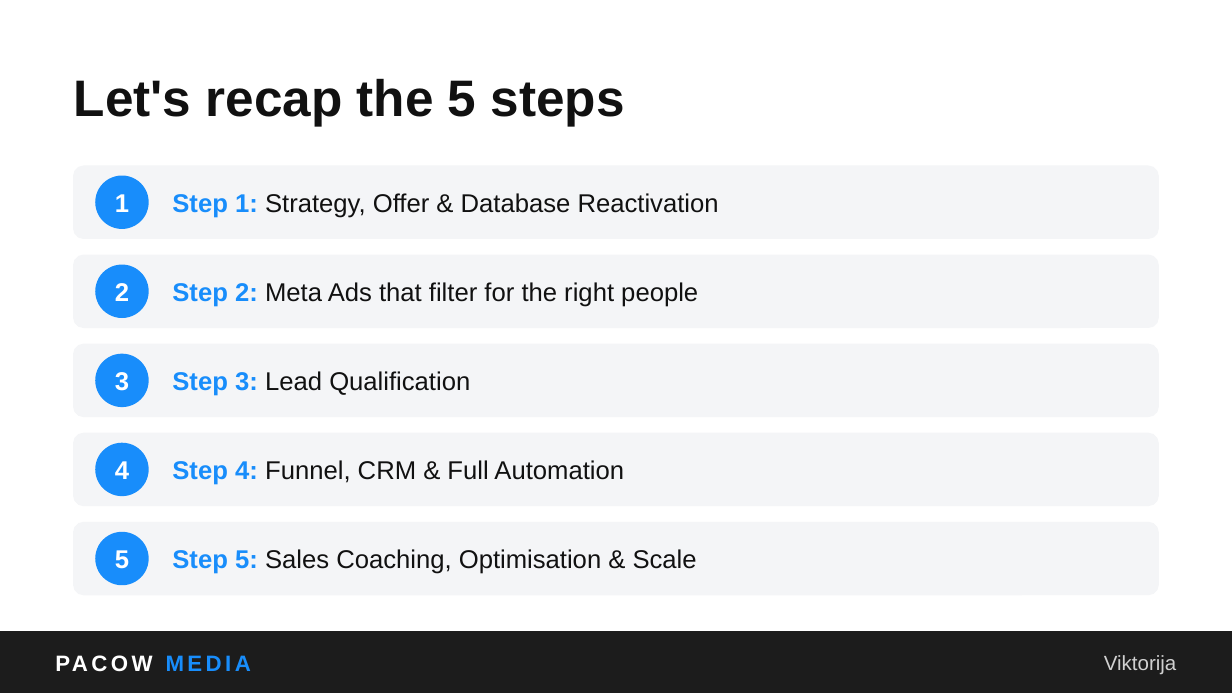
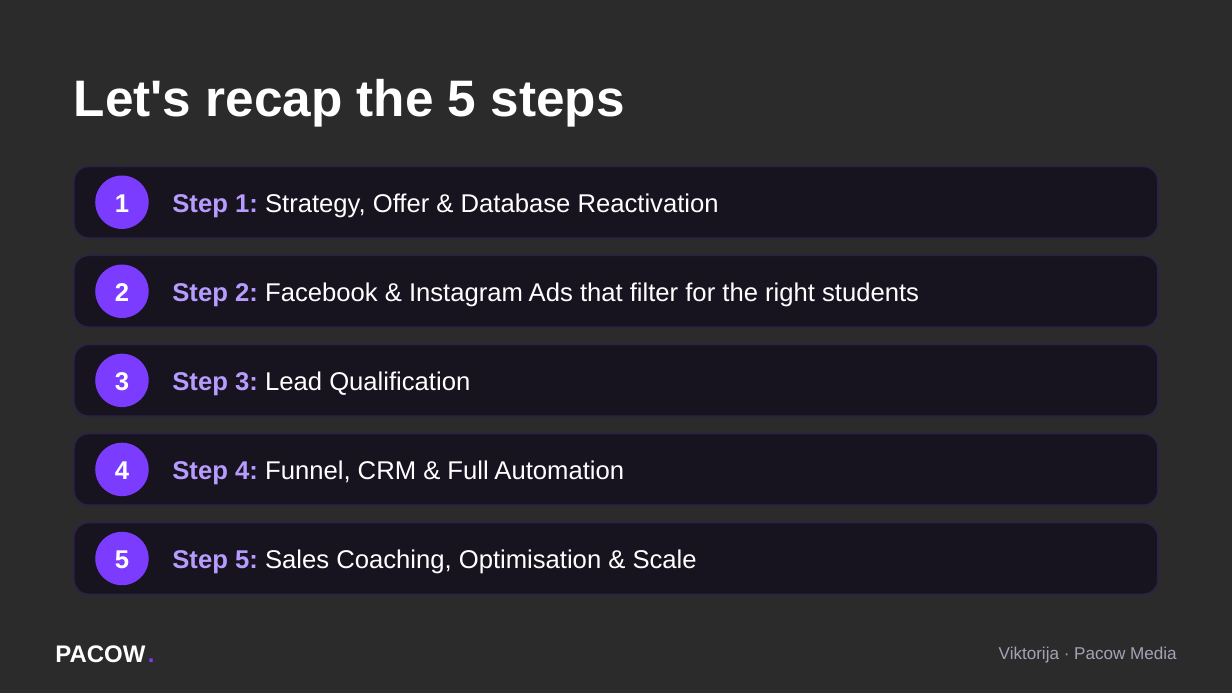
Before and after one commit to ema-del/business, a slide deck: slide 50 of webinar/Pacow_Media_Webinar.pptx (slide 55 before the commit). Drawn at 1232x693 pixels with LibreOffice and Linux fonts; fonts in the diff are those of the drawing; background and template pictures are left out; a plain dark background stands for a picture behind light text. Boxes give left, top, right and bottom in pixels: in the first picture for what was removed or moved away, otherwise in the second. Text is boxed around its words. In the diff, an @@ line names an element or a change of style, - is before the commit and + after.

```diff
--- a/webinar/Pacow_Media_Webinar.pptx
+++ b/webinar/Pacow_Media_Webinar.pptx
@@ background #FFFFFF to picture (left out) @@
@@ text "Let's recap the 5 steps" at [74, 79, 625, 126]: text colour #111111 to #FFFFFF @@
@@ text "Step 1: Strategy, Offer & ..." at [172, 193, 719, 218]: text colour #188DFB to #B79CFF in "Step 1:"; text colour #111111 to #FFFFFF in "Strategy, Offer & Database Reactivation" @@
@@ text at [172, 282, 919, 307]: text changed; text colour #111111 to #FFFFFF @@
-Step 2: Meta Ads that filter for the right people
+Step 2: Facebook & Instagram Ads that filter for the right students
@@ text "Step 3: Lead Qualification" at [172, 371, 470, 396]: text colour #188DFB to #B79CFF in "Step 3:"; text colour #111111 to #FFFFFF in "Lead Qualification" @@
@@ text "Step 4: Funnel, CRM & ..." at [172, 460, 624, 485]: text colour #188DFB to #B79CFF in "Step 4:"; text colour #111111 to #FFFFFF in "Funnel, CRM & Full Automation" @@
@@ fill #F4F5F7 to #17131F; outline #F4F5F7 1 pt to #2C2344 1 pt; proportions changed in 5 elements at [74, 166, 1158, 238], [74, 255, 1158, 326], [74, 345, 1158, 416], [74, 434, 1158, 505], [74, 522, 1158, 594] @@
@@ fill #188DFB to #7C3CFF; outline #188DFB 1 pt to #7C3CFF 1 pt in 5 elements at [96, 176, 148, 228], [96, 265, 148, 317], [96, 355, 148, 407], [96, 444, 148, 495], [96, 532, 148, 584] @@
@@ text "Step 5: Sales Coaching, Optimisation ..." at [172, 549, 697, 574]: text colour #188DFB to #B79CFF in "Step 5:"; text colour #111111 to #FFFFFF in "Sales Coaching, Optimisation & Scale" @@
@@ rectangle removed at [0, 631, 1232, 692] @@
@@ text removed at [55, 631, 425, 692] @@
-PACOW MEDIA
@@ text added at [55, 645, 154, 663], 14 pt, text #FFFFFF, bold @@
+PACOW
@@ text added at [148, 631, 172, 674], 14 pt, text #7C3CFF, bold @@
+.
@@ text added at [999, 646, 1177, 663], 10 pt, text #A6A1B5 @@
+Viktorija · Pacow Media
@@ text removed at [1104, 655, 1177, 675] @@
-Viktorija
```
Also in this commit, not shown: 44 other slides changed, 15 slides added, 20 slides removed, 1 other file.
